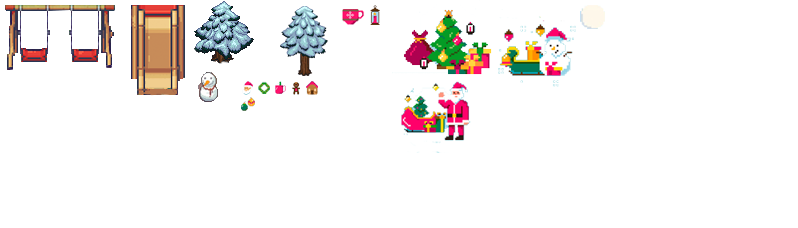
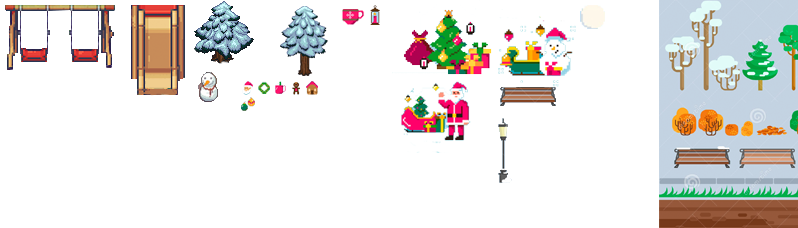
The second 798 x 228 image is a revision of the first. Changes to its layers:
added layer "Layer 21" above "Layer 20" over [498, 118, 512, 183]
added layer "Layer 20" above "Layer 8" over [500, 87, 556, 106]
added layer "Layer 19" above "Layer 18" over [659, 0, 798, 228]
